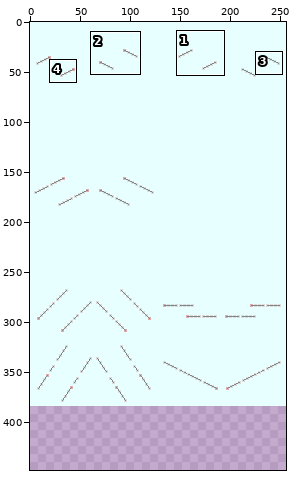
Sprite sheet: making_file/pulley_under.png. The first picture is a wide view before the edit; the outline marks the close-up.
Close-up. Before the commit:
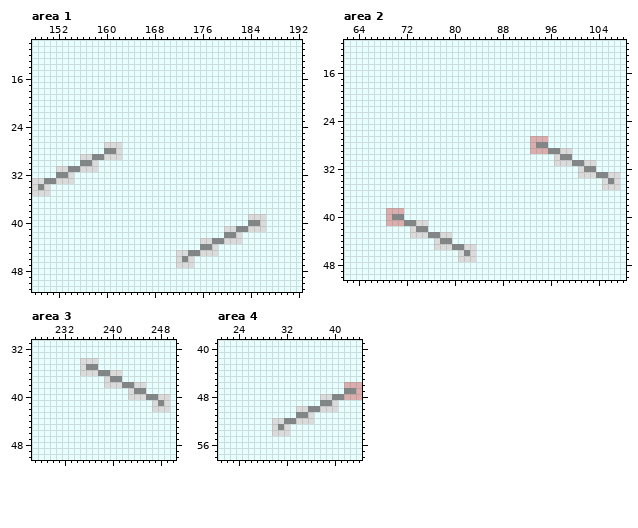
The file is 256x384 pixels. Colours within 5 levels of each other are drawn and written as one. Shown: area 1: x 148..192, y 10..51; area 2: x 62..108, y 11..50; area 3: x 227..250, y 31..50; area 4: x 21..44, y 39..58. The old version is drawn lined up with the new one, on the new canvas. The commit also changed other parts of the picture, which this record leaves out.
After:
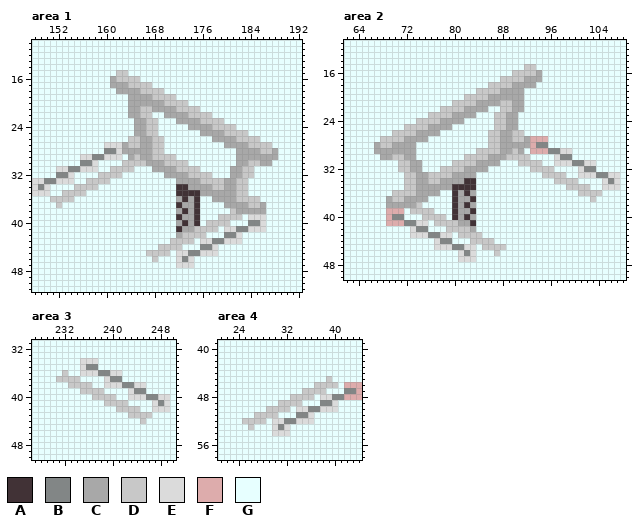
Palette (. is transparent): A #413236  B #828686  C #a8a8a8  D #c8c8c8  E #dbdbdb  F #ddacac  G #e7ffff
Difference:
canvas 256x384 -> 256x448
Area 1:
y 15: x 162..163 GG -> DD
y 16: x 161..165 GGGGG -> CDDDD
y 17: x 161..167 GGGGGGG -> CCCDDDD
y 18: x 162..169 GGGGGGGG -> CCCCDDDD
y 19: x 164..171 GGGGGGGG -> CCCCDDDD
y 20: x 164..173 GGGGGGGGGG -> CCCCCCDDDD
y 21: x 164..175 GGGGGGGGGGGG -> CCDDCCCCDDDD
y 22: x 164..167 GGGG -> CCDD; x 170..177 GGGGGGGG -> CCCCDDDD
y 23: x 165..168 GGGG -> CCDD; x 172..179 GGGGGGGG -> CCCCDDDD
y 24: x 165..168 GGGG -> CCDD; x 174..181 GGGGGGGG -> CCCCDDDD
y 25: x 165..168 GGGG -> CCDD; x 176..183 GGGGGGGG -> CCCCDDDD
y 26: x 164..169 GGGGGG -> DDCCDD; x 178..185 GGGGGGGG -> CCCCDDDD
y 27: x 163..169 GGGGGGG -> CDDCCDD; x 180..187 GGGGGGGG -> CCCCDDDD
y 28: x 163..169 GGGGGGG -> CCCCCDD; x 182..188 GGGGGGG -> CCCCDDC
y 29: x 164..171 GGGGGGGG -> CDCCDDDD; x 182..188 GGGGGGG -> CCCCCCC
y 30: x 163..173 GGGGGGGGGGG -> DDDDCCCDDDD; x 182..187 GGGGGG -> CCDDCC
y 31: x 161..164 GGGG -> DDDD; x 168..175 GGGGGGGG -> CCCCDDDD; x 181..184 GGGG -> CCDD
y 32: x 159..162 GGGG -> DDDD; x 170..177 GGGGGGGG -> CCCCDDDD; x 181..184 GGGG -> CCDD
y 33: x 157..160 GGGG -> DDDD; x 172..183 GGGGGGGGGGGG -> CCCCDDDDCCDD
y 34: x 155..158 GGGG -> DDDD; x 172..183 GGGGGGGGGGGG -> AACCCCDDCCDD
y 35: x 153..156 GGGG -> DDDD; x 172..183 GGGGGGGGGGGG -> AAAACCCCCCDD
y 36: x 151..154 GGGG -> DDDD; x 172..175 GGGG -> CACA; x 178..185 GGGGGGGG -> CCCCDDDD
y 37: x 152 G -> D; x 172..175 GGGG -> ACCA; x 180..186 GGGGGGG -> CCCCDDC
y 38: x 172..175 GGGG -> CACA; x 181..186 GGGGGG -> DCCCCC
y 39: x 172..175 GGGG -> ACCA; x 179..182 GGGG -> DDDD
y 40: x 172..175 GGGG -> CACA; x 177..180 GGGG -> DDDD
y 41: x 172..178 GGGGGGG -> ACCDDDD
y 42: x 172..176 GGGGG -> CDDDD
y 43: x 171..174 GGGG -> DDDD
y 44: x 169..172 GGGG -> DDDD
y 45: x 167..170 GGGG -> DDDD
y 46: x 168 G -> D
Area 2:
y 15: x 92..93 GG -> DD
y 16: x 90..94 GGGGG -> DDDDC
y 17: x 88..94 GGGGGGG -> DDDDCCC
y 18: x 86..93 GGGGGGGG -> DDDDCCCC
y 19: x 84..91 GGGGGGGG -> DDDDCCCC
y 20: x 82..91 GGGGGGGGGG -> DDDDCCCCCC
y 21: x 80..91 GGGGGGGGGGGG -> DDDDCCCCDDCC
y 22: x 78..85 GGGGGGGG -> DDDDCCCC; x 88..91 GGGG -> DDCC
y 23: x 76..83 GGGGGGGG -> DDDDCCCC; x 87..90 GGGG -> DDCC
y 24: x 74..81 GGGGGGGG -> DDDDCCCC; x 87..90 GGGG -> DDCC
y 25: x 72..79 GGGGGGGG -> DDDDCCCC; x 87..90 GGGG -> DDCC
y 26: x 70..77 GGGGGGGG -> DDDDCCCC; x 86..91 GGGGGG -> DDCCDD
y 27: x 68..75 GGGGGGGG -> DDDDCCCC; x 86..92 GGGGGGG -> DDCCDDC
y 28: x 67..73 GGGGGGG -> CDDCCCC; x 86..92 GGGGGGG -> DDCCCCC
y 29: x 67..73 GGGGGGG -> CCCCCCC; x 84..91 GGGGGGGG -> DDDDCCDC
y 30: x 68..73 GGGGGG -> CCDDCC; x 82..92 GGGGGGGGGGG -> DDDDCCCDDDD
y 31: x 71..74 GGGG -> DDCC; x 80..87 GGGGGGGG -> DDDDCCCC; x 91..94 GGGG -> DDDD
y 32: x 71..74 GGGG -> DDCC; x 78..85 GGGGGGGG -> DDDDCCCC; x 93..96 GGGG -> DDDD
y 33: x 72..83 GGGGGGGGGGGG -> DDCCDDDDCCCC; x 95..98 GGGG -> DDDD
y 34: x 72..83 GGGGGGGGGGGG -> DDCCDDCCCCAA; x 97..100 GGGG -> DDDD
y 35: x 72..83 GGGGGGGGGGGG -> DDCCCCCCAAAA; x 99..102 GGGG -> DDDD
y 36: x 70..77 GGGGGGGG -> DDDDCCCC; x 80..83 GGGG -> ACAC; x 101..104 GGGG -> DDDD
y 37: x 69..75 GGGGGGG -> CDDCCCC; x 80..83 GGGG -> ACCA; x 103 G -> D
y 38: x 69..74 GGGGGG -> CCCCCD; x 80..83 GGGG -> ACAC
y 39: x 73..76 GGGG -> DDDD; x 80..83 GGGG -> ACCA
y 40: x 75..78 GGGG -> DDDD; x 80..83 GGGG -> ACAC
y 41: x 77..83 GGGGGGG -> DDDDCCA
y 42: x 79..83 GGGGG -> DDDDC
y 43: x 81..84 GGGG -> DDDD
y 44: x 83..86 GGGG -> DDDD
y 45: x 85..88 GGGG -> DDDD
y 46: x 87 G -> D
Area 3:
y 36: x 232 G -> D
y 37: x 231..234 GGGG -> DDDD
y 38: x 233..236 GGGG -> DDDD
y 39: x 235..238 GGGG -> DDDD
y 40: x 237..240 GGGG -> DDDD
y 41: x 239..242 GGGG -> DDDD
y 42: x 241..244 GGGG -> DDDD
y 43: x 243..246 GGGG -> DDDD
y 44: x 245 G -> D
Area 4:
y 45: x 39 G -> D
y 46: x 37..40 GGGG -> DDDD
y 47: x 35..38 GGGG -> DDDD
y 48: x 33..36 GGGG -> DDDD
y 49: x 31..34 GGGG -> DDDD
y 50: x 29..32 GGGG -> DDDD
y 51: x 27..30 GGGG -> DDDD
y 52: x 25..28 GGGG -> DDDD
y 53: x 26 G -> D
Changed places in both close-ups, as pixel boxes (x1, y1, x2, y2):
changed: (50, 70, 278, 262)
changed: (374, 64, 602, 256)
changed: (56, 370, 152, 424)
changed: (242, 376, 338, 430)
